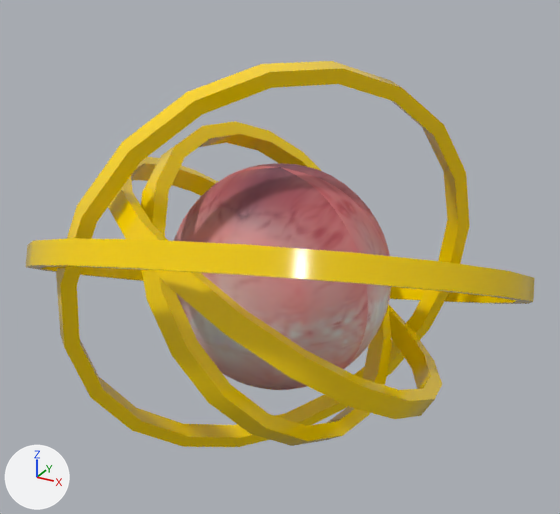
One commit to the FBX model Assets/Prefabs/boss/boss.fbx: the scene before it, then after it.
Camera for both pictures: a 50 mm camera at (0.0871, -0.1583, 0.1146) aimed at (-0.0009, 0.0018, 0.0345). Arrows for +X, +Y and +Z are at lower left; the lights stay in place. Both versions are drawn at frame 122 of the action 'Take 001'; the numbers are the values there.

In view in the first picture: 'eyeball2', 'pPipe1', 'pPipe5', 'pPipe6', 'pPipe7'.
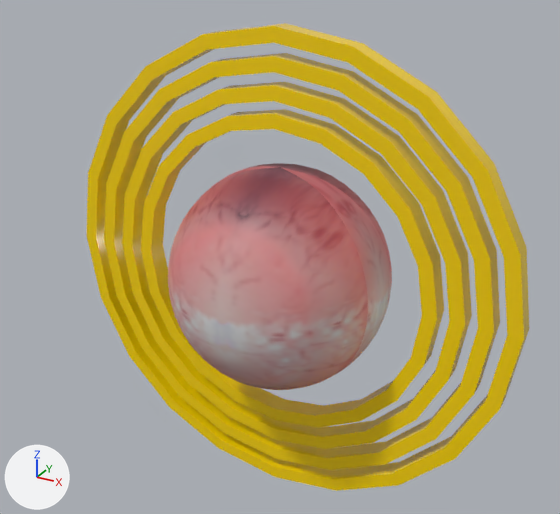
What differs and where, as boxes [x1, y1, x2, y2] in the pictures (560 x 514 px):
'pPipe7', turned: before [26, 238, 534, 304]; after [87, 23, 529, 491]
'pPipe6', turned: before [56, 61, 470, 447]; after [104, 53, 500, 470]
'pPipe5', turned: before [108, 157, 442, 419]; after [122, 82, 472, 449]
'pPipe1', turned: before [141, 121, 392, 446]; after [141, 109, 444, 428]

Patch to the scene script:
```diff
--- a/Assets/Prefabs/boss/boss.fbx.py
+++ b/Assets/Prefabs/boss/boss.fbx.py
@@ ob_ppipe5 @@
 ob_ppipe5.location = (0.0, 3.0, 0.0)
-ob_ppipe5.rotation_euler = (-0.404, -0.448, -0.321)  # degrees (-23, -26, -18)
+ob_ppipe5.rotation_euler = (1.571, 0.0, 0.0)  # degrees (90, 0, 0)
 ob_ppipe5.scale = (3.28, 0.535, 3.28)
@@ ob_ppipe7 @@
 ob_ppipe7.location = (0.0, 3.0, 0.0)
-ob_ppipe7.rotation_euler = (-0.454, 0.106, 0.127)  # degrees (-26, 6.1, 7.3)
+ob_ppipe7.rotation_euler = (1.571, 0.0, 0.0)  # degrees (90, 0, 0)
 ob_ppipe7.scale = (3.28, 0.535, 3.28)
@@ ob_ppipe6 @@
 ob_ppipe6.location = (0.0, 3.0, 0.0)
-ob_ppipe6.rotation_euler = (0.684, -0.302, -2.004)  # degrees (39, -17, -115)
+ob_ppipe6.rotation_euler = (1.571, 0.0, 0.0)  # degrees (90, 0, 0)
 ob_ppipe6.scale = (3.28, 0.535, 3.28)
@@ ob_ppipe1 @@
 ob_ppipe1.location = (0.0, 3.0, 0.0)
-ob_ppipe1.rotation_euler = (-0.0269, 0.0, 2.176)  # degrees (-1.5, 0, 125)
+ob_ppipe1.rotation_euler = (1.571, 0.0, 0.0)  # degrees (90, 0, 0)
 ob_ppipe1.scale = (3.28, 0.535, 3.28)
```
